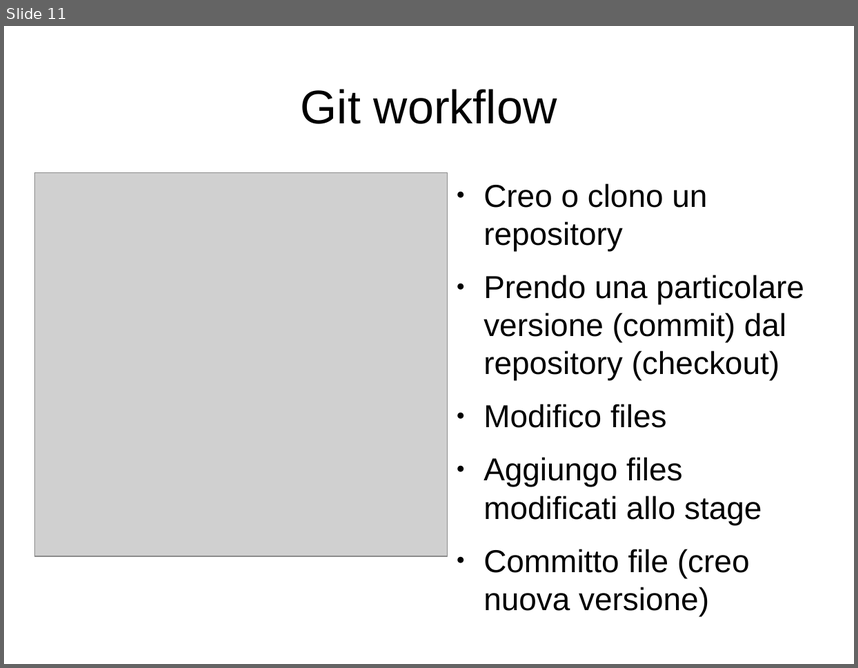
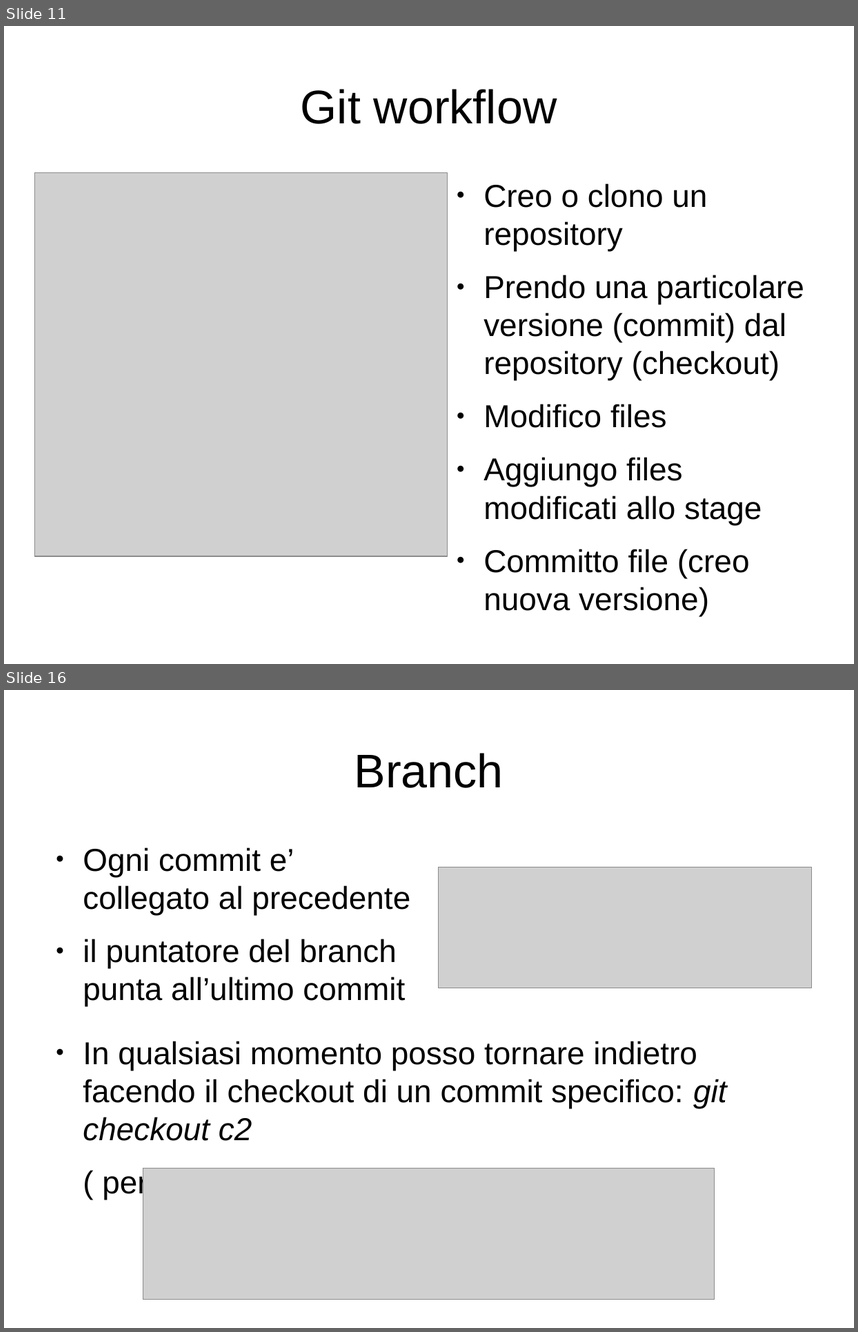
Before and after one commit to lucamariani/corso_diapositive, a slide deck: lez1.odp. Shown one above the other, each under a label of ours: slide 11 before the commit, slides 11 and 16 after it; the slides between them are not shown. The pictures are 858x668 and 858x1332 pixels, drawn with LibreOffice and Linux fonts; fonts in the diff are those of the drawing; grey boxes stand for pictures. Boxes give left, top, right and bottom in pixels: in the first picture for what was removed or moved away, otherwise in the second. Text is boxed around its words. In the diff, an @@ line names an element or a change of style, - is before the commit and + after.

```diff
--- a/lez1.odp
+++ b/lez1.odp
@@ slide 16 added at (4, 690, 854, 1328), background #FFFFFF @@
@@ title added at (355, 753, 504, 788), 44 pt, text #000000 @@
+Branch
@@ text added at (83, 847, 410, 1006), 29.6 pt, text #000000 @@
+● Ogni commit e’ collegato al precedente
+● il puntatore del branch punta all’ultimo commit
@@ picture added at (438, 867, 812, 988) @@
@@ text added at (83, 1041, 726, 1200), 29.6 pt, text #000000 @@
+● In qualsiasi momento posso tornare indietro facendo il checkout di un commit specifico: git checkout c2
+( per sapere le chiavi dei commit uso git log )
@@ picture added at (143, 1168, 715, 1299) @@
```
Also in this commit, not shown: 2 slides changed, 7 other slides added.
